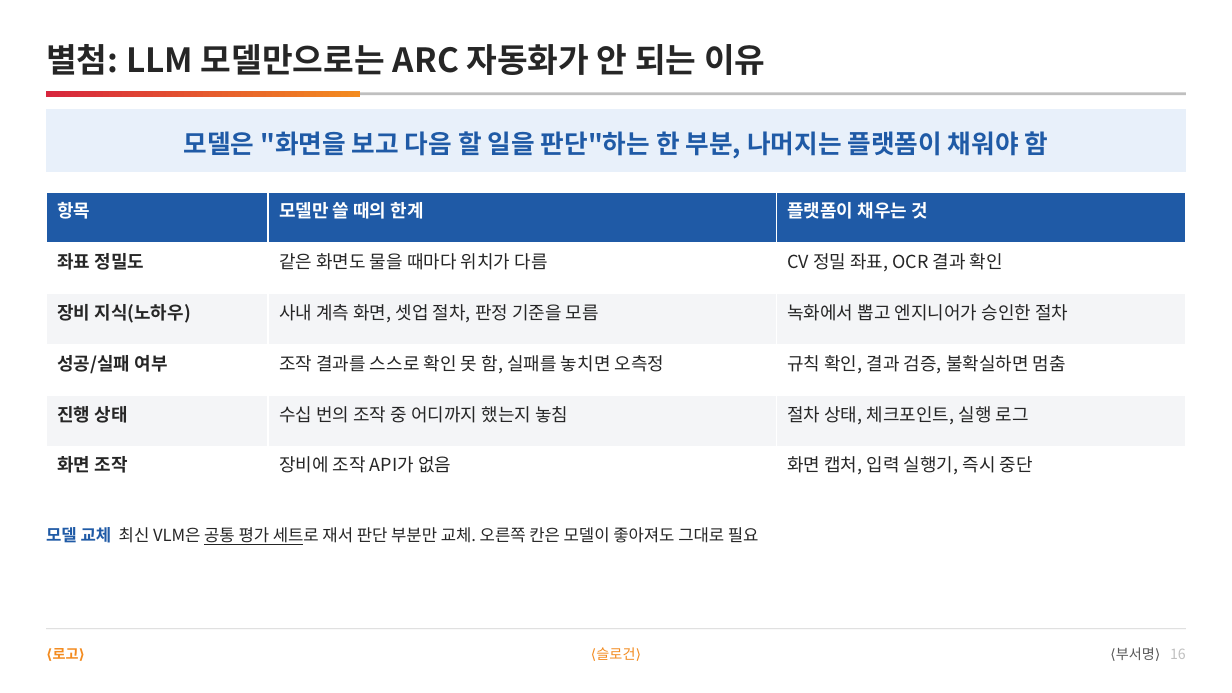
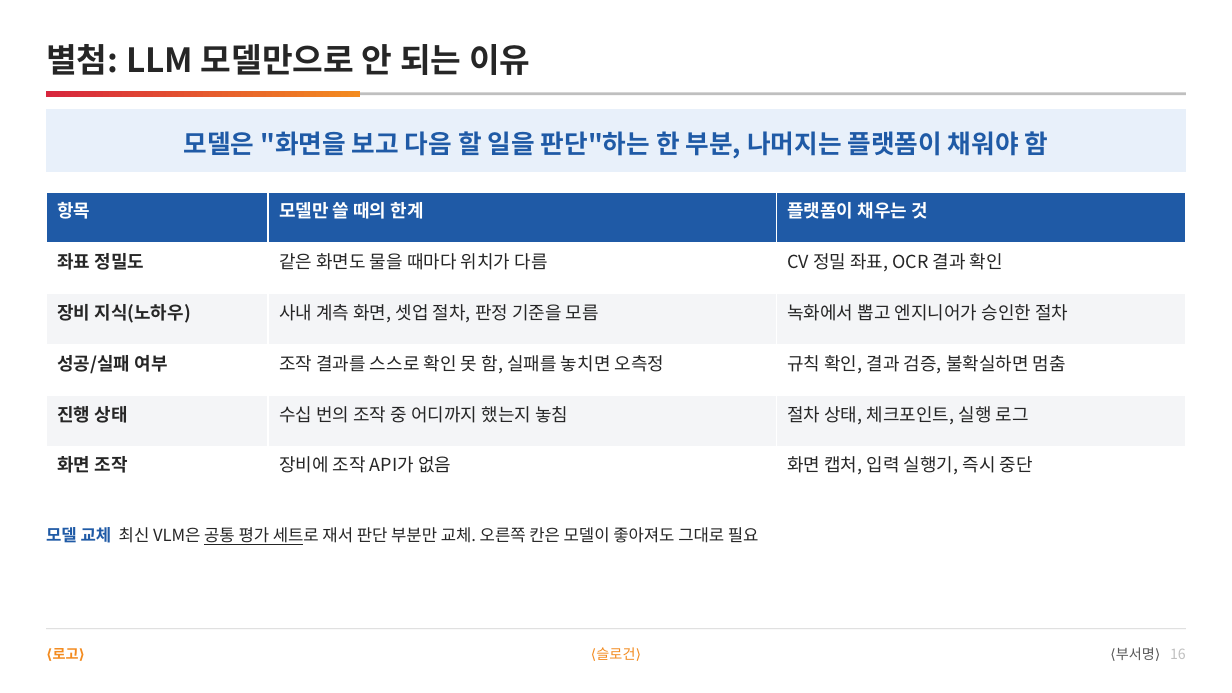
Before and after one commit to DarrenKoi/pm_notes, a slide deck: slide 16 of my-task/arc-tf/deliverables/arc-tf-team-full.pptx. Drawn at 1232x693 pixels with LibreOffice and Linux fonts; fonts in the diff are those of the drawing. Boxes give left, top, right and bottom in pixels: in the first picture for what was removed or moved away, otherwise in the second. Text is boxed around its words. In the diff, an @@ line names an element or a change of style, - is before the commit and + after.

```diff
--- a/my-task/arc-tf/deliverables/arc-tf-team-full.pptx
+++ b/my-task/arc-tf/deliverables/arc-tf-team-full.pptx
@@ text at (46,44,530,75): text changed @@
-별첨: LLM 모델만으로는 ARC 자동화가 안 되는 이유
+별첨: LLM 모델만으로 안 되는 이유
```
Also in this commit, not shown: 5 other slides changed, 8 other files.
